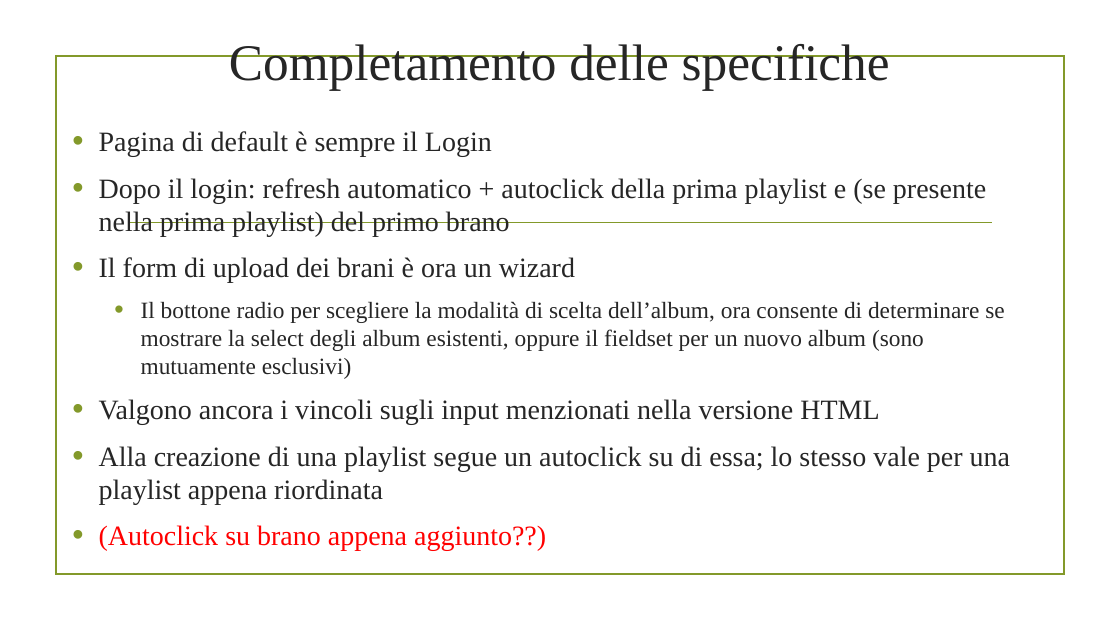
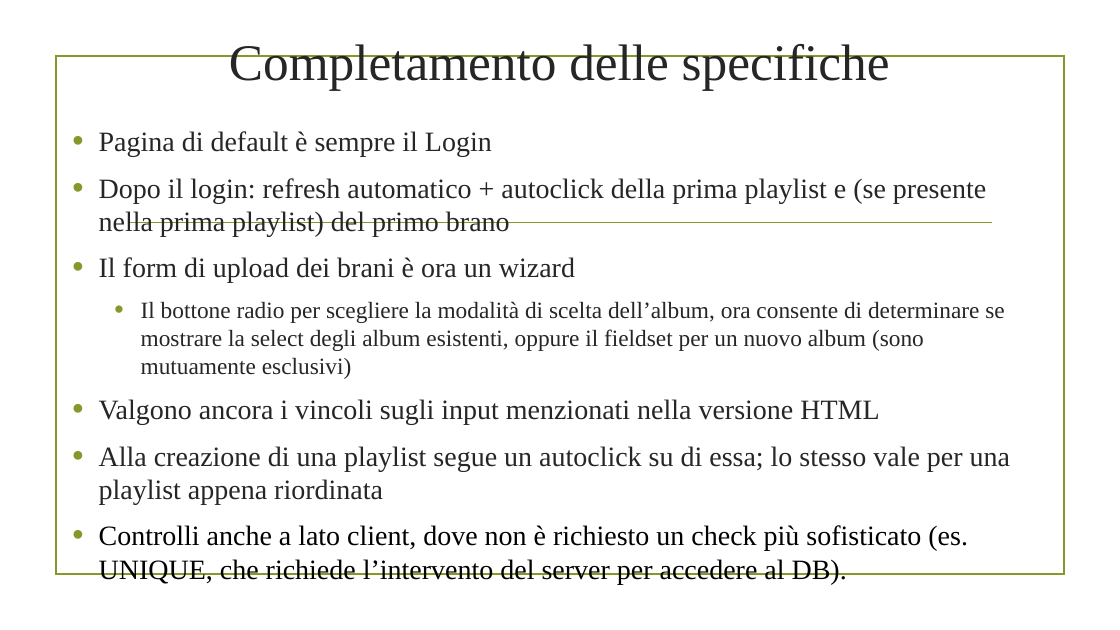
Before and after one commit to alex-atanassov/TIW2021-Atanassov-Bruno, a slide deck: slide 30 of deliverables/Presentazione progetto TIW.pptx (slide 29 before the commit). Drawn at 1120x630 pixels with LibreOffice and Linux fonts; fonts in the diff are those of the drawing; background and template pictures are left out. Boxes give left, top, right and bottom in pixels: in the first picture for what was removed or moved away, otherwise in the second. Text is boxed around its words. In the diff, an @@ line names an element or a change of style, - is before the commit and + after.

```diff
--- a/deliverables/Presentazione progetto TIW.pptx
+++ b/deliverables/Presentazione progetto TIW.pptx
@@ text at (99, 525, 968, 585): text changed; text colour #FF0000 to #000000 @@
-• (Autoclick su brano appena aggiunto??)
+• Controlli anche a lato client, dove non è richiesto un check più sofisticato (es. UNIQUE, che richiede l’intervento del server per accedere al DB).
```
Also in this commit, not shown: 28 other slides changed, 4 slides added, 3 slides removed.
